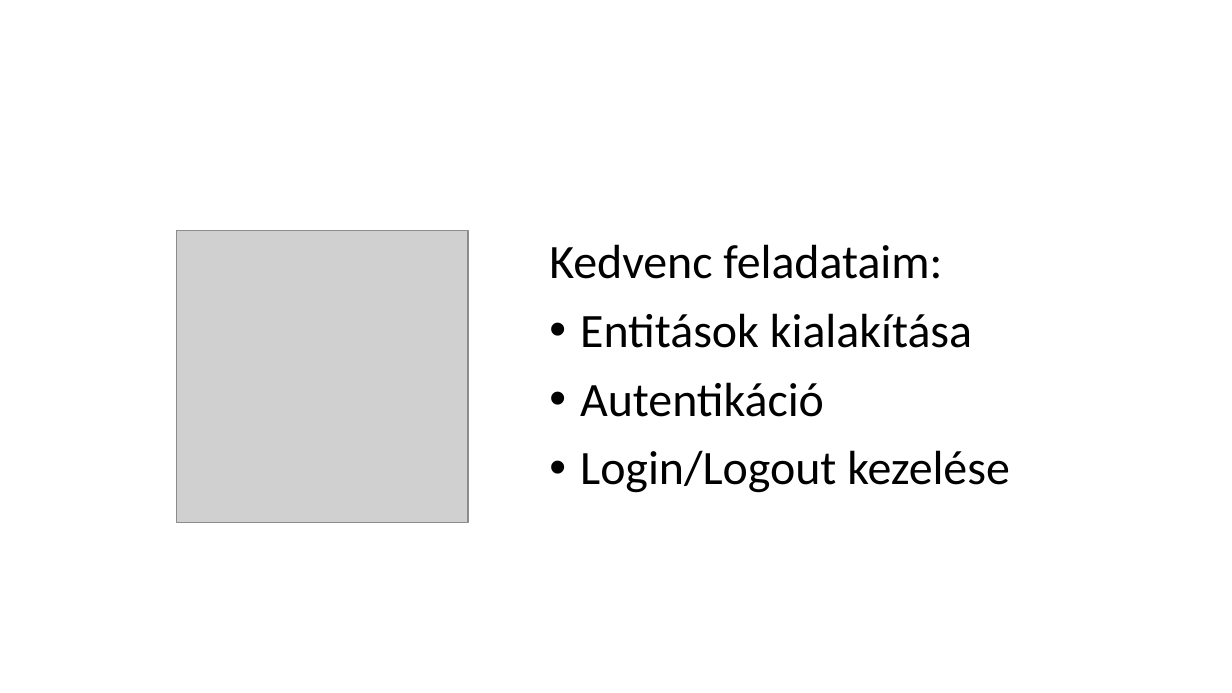
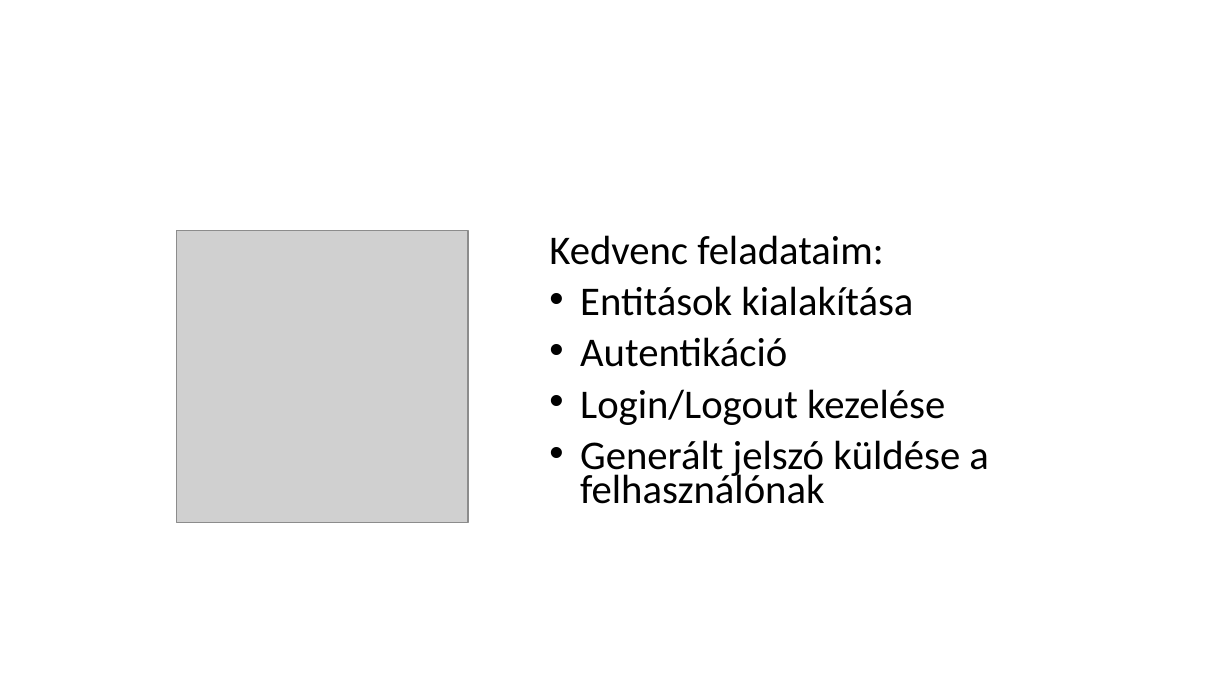
Before and after one commit to schonherz-java-ee-2016-summer/Landing, a slide deck: slide 4 of presentation/bb.pptx. Drawn at 1232x693 pixels with LibreOffice and Linux fonts; fonts in the diff are those of the drawing; grey boxes stand for pictures; background and template pictures are left out. Boxes give left, top, right and bottom in pixels: in the first picture for what was removed or moved away, otherwise in the second. Text is boxed around its words. In the diff, an @@ line names an element or a change of style, - is before the commit and + after.

Commit message:
Presentation update

```diff
--- a/presentation/bb.pptx
+++ b/presentation/bb.pptx
@@ text at (x1=549, y1=235, x2=945, y2=425): size 28 to 23.8 pt in "Kedvenc feladataim:", "Entitások kialakítása", "Autentikáció", "Login/Logout kezelése"; line spacing 0.9 to 0.7 @@
@@ text at (x1=580, y1=440, x2=989, y2=504): paragraph added @@
+• Generált jelszó küldése a felhasználónak
```
Also in this commit, not shown: 1 other slide changed.
